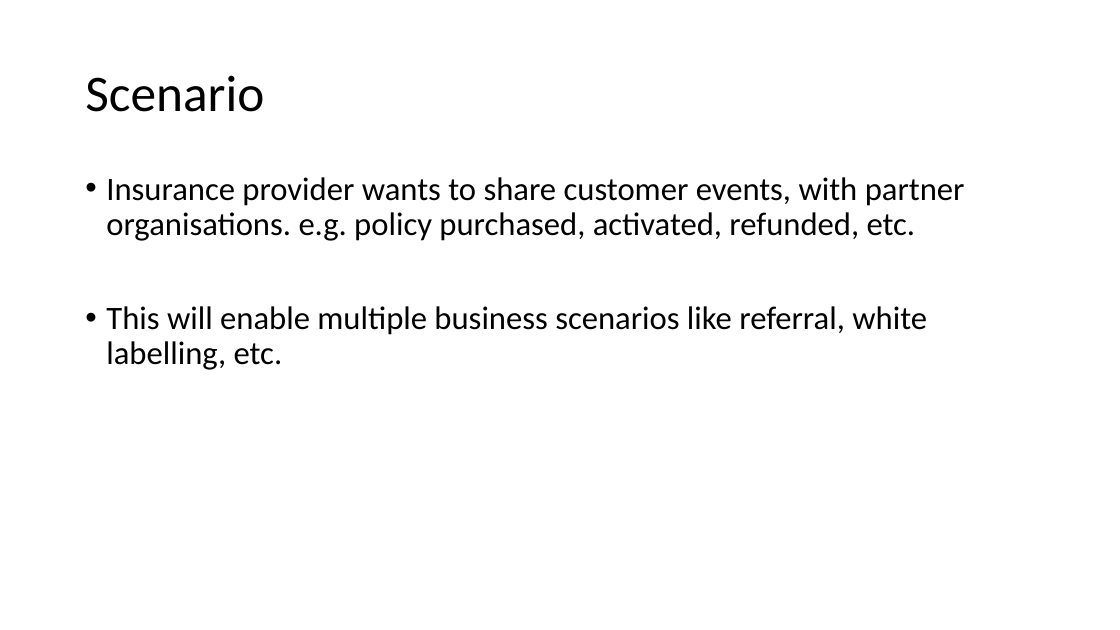
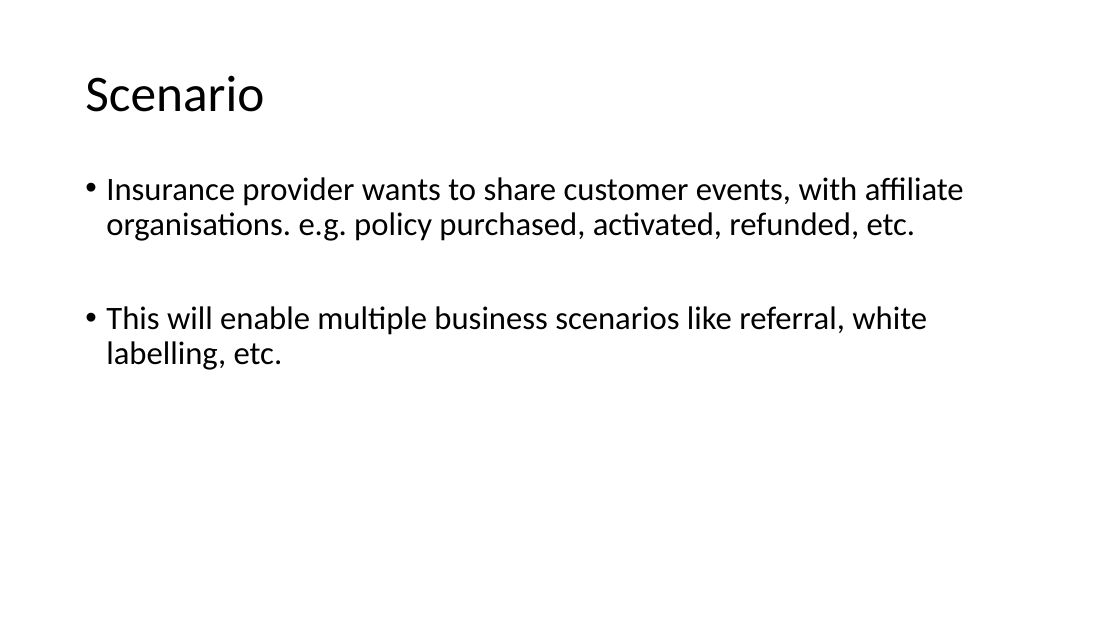
Before and after one commit to sujayathavale/outboundIntegrations, a slide deck: slide 2 of Outbound Integrations.pptx. Drawn at 1120x630 pixels with LibreOffice and Linux fonts; fonts in the diff are those of the drawing. Boxes give left, top, right and bottom in pixels: in the first picture for what was removed or moved away, otherwise in the second. Text is boxed around its words. In the diff, an @@ line names an element or a change of style, - is before the commit and + after.

Commit message:
Renamed partner to affiliate

```diff
--- a/Outbound Integrations.pptx
+++ b/Outbound Integrations.pptx
@@ text at (x1=106, y1=177, x2=964, y2=241): text changed @@
-• Insurance provider wants to share customer events, with partner organisations. e.g. policy purchased, activated, refunded, etc.
+• Insurance provider wants to share customer events, with affiliate organisations. e.g. policy purchased, activated, refunded, etc.
```
Also in this commit, not shown: 7 other slides changed.
